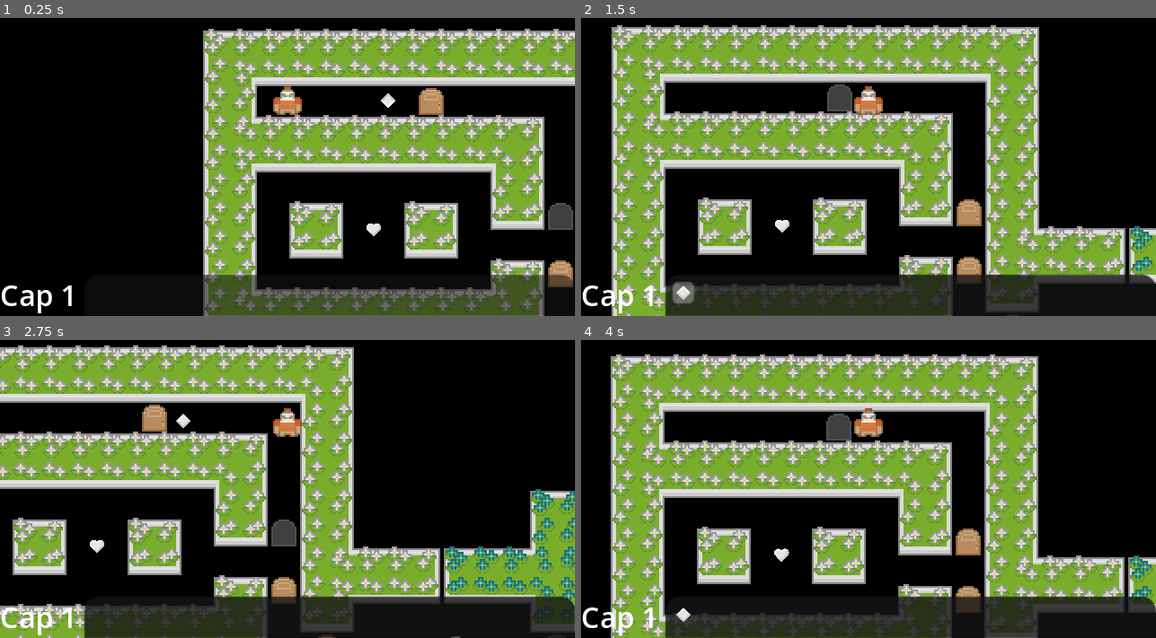
Above: before the commit, frames 1-4 (two rows, left to right).
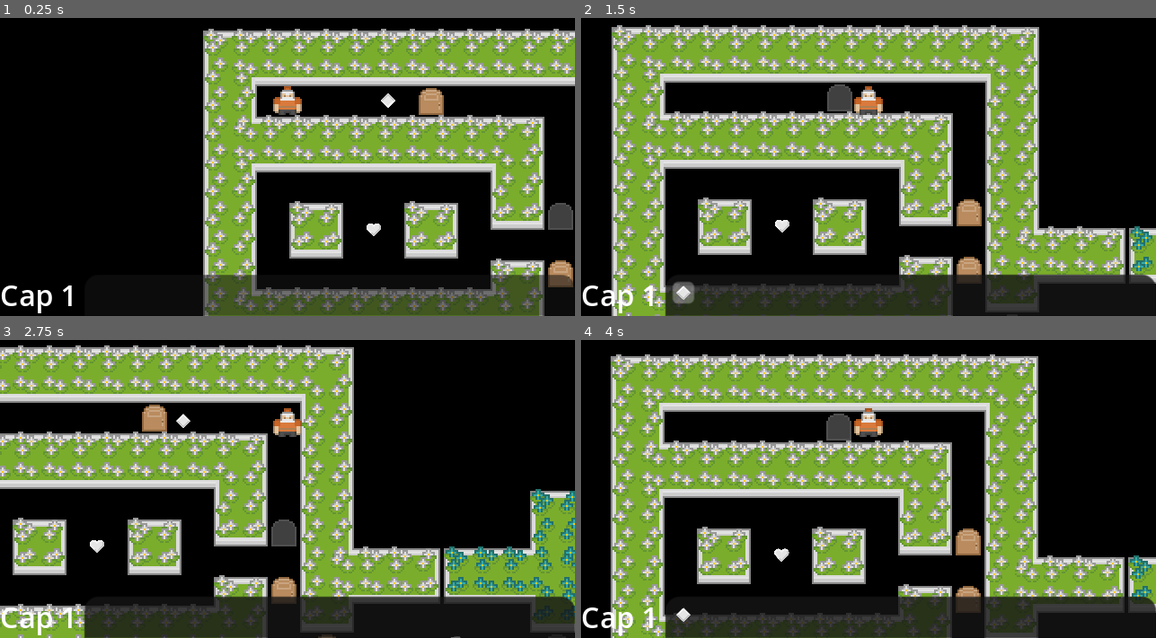
Above: after the commit, the same moments.

Repository: programaths/kenneyjam2023
Game: Godot game, scene res://level.tscn
The game is run twice, just before and just after one commit, with the same random seed, the same clock (stepped at 60 frames per second) and the same inputs. Before the commit the project has no main scene; this scene is started directly in both runs.
Inputs:
- Up to frame 1 (0.25 s): no input
- Up to frame 2 (1.5 s): tap Enter at 0.5 s; hold D (right) 0.53-1.28 s; tap F (drop) at 0.6 s; hold S (down) from 1.28 s (still down); tap E (next_item) at 1.35 s
- Up to frame 3 (2.75 s): tap Space at 2 s; release S (down) at 2.03 s; hold D (right) from 2.03 s (still down); tap Q (previous_item) at 2.1 s
- Up to frame 4 (4 s): release D (right) at 2.78 s; hold W (up) 2.78-3.53 s; tap F (drop) at 2.85 s; tap Enter at 3.5 s; hold A (left) from 3.53 s (still down); tap E (next_item) at 3.6 s

The runs differ from the first frame. In frame 1, 0.1% of the frame differs, in the area x 47-53%, y 25-33%; in frame 2, 0.1%; in frame 3, 0.1%; in frame 4, 0.1%.

Commit message:
Jam Entry complete

Diff:
--- a/Player.gd
+++ b/Player.gd
@@ -1,4 +1,6 @@
 extends CharacterBody2D
+
+@onready var player_sprite = $PlayerSprite
 
 var inventory={}
 
@@ -12,6 +14,21 @@
 var carry_count=0
 
 signal cap_changed(new_cap)
+
+func _ready():
+	player_sprite.hair_color=Globals.hair_color
+
+	player_sprite.hair_style=Globals.hair_style
+
+	player_sprite.top_style=Globals.top_style
+
+	player_sprite.pant_style=Globals.pant_style
+
+	player_sprite.helmet_style=Globals.helmet_style
+
+	player_sprite.skin_color=Globals.skin_color
+
+	player_sprite.has_mouth=Globals.has_mouth
 
 func _physics_process(_delta):
 	velocity=Input.get_vector("left","right","up","down")*128
--- /dev/null
+++ b/congratulations.tscn
@@ -0,0 +1,23 @@
+[gd_scene format=3 uid="uid://bk1vmu1to3ecu"]
+
+[node name="Control" type="Control"]
+layout_mode = 3
+anchors_preset = 15
+anchor_right = 1.0
+anchor_bottom = 1.0
+grow_horizontal = 2
+grow_vertical = 2
+
+[node name="CenterContainer" type="CenterContainer" parent="."]
+layout_mode = 1
+anchors_preset = 15
+anchor_right = 1.0
+anchor_bottom = 1.0
+grow_horizontal = 2
+grow_vertical = 2
+
+[node name="RichTextLabel" type="RichTextLabel" parent="CenterContainer"]
+custom_minimum_size = Vector2(300, 25)
+layout_mode = 2
+bbcode_enabled = true
+text = "[center][rainbow]CONGRATULATIONS[/rainbow][/center]"
--- /dev/null
+++ b/globals.gd
@@ -0,0 +1,15 @@
+extends Node
+
+var skin_color:int
+
+var has_mouth:bool
+
+var pant_style:int
+
+var top_style:int
+
+var hair_color:int
+
+var hair_style:int
+
+var helmet_style:int
--- a/level.gd
+++ b/level.gd
@@ -4,7 +4,7 @@
 @onready var tile_map = $TileMap
 @onready var label = $CanvasLayer/HBoxContainer/Label
 
-
+const congrat=preload("res://congratulations.tscn")
 
 const sprites=[preload("res://diamonds/tileGrey_04.png"), preload("res://diamonds/tileGrey_05.png"), preload("res://dia …(282 unchanged characters)…
 const diamonds=[
@@ -73,3 +73,8 @@
 
 func show_door_requirements():
 	pass
+
+
+func _on_area_2d_2_body_entered(body):
+	if body.has_method("reward"):
+		get_tree().change_scene_to_packed(congrat)
--- a/level.tscn
+++ b/level.tscn
@@ -5568,6 +5568,9 @@
 corner_radius_top_left = 8
 corner_radius_top_right = 8
 
+[sub_resource type="RectangleShape2D" id="RectangleShape2D_ia1y2"]
+size = Vector2(288, 112)
+
 [node name="Node" type="Node"]
 script = ExtResource("2_tdacn")
 
@@ -6058,3 +6061,12 @@
 
 [node name="diamond5" parent="." instance=ExtResource("4_jqig4")]
 position = Vector2(632, 680)
+
+[node name="Area2D2" type="Area2D" parent="."]
+position = Vector2(544, 864)
+
+[node name="CollisionShape2D" type="CollisionShape2D" parent="Area2D2"]
+position = Vector2(-8, 24)
+shape = SubResource("RectangleShape2D_ia1y2")
+
+[connection signal="body_entered" from="Area2D2" to="." method="_on_area_2d_2_body_entered"]
--- /dev/null
+++ b/main.tscn
@@ -0,0 +1,31 @@
+[gd_scene load_steps=2 format=3 uid="uid://dl2m6udqn0sdg"]
+
+[sub_resource type="GDScript" id="GDScript_wb6nk"]
+script/source = "extends Button
+
+const editor=preload(\"res://player_editor.tscn\")
+
+func _on_pressed():
+	get_tree().change_scene_to_packed(editor)
+"
+
+[node name="Main" type="CenterContainer"]
+anchors_preset = 15
+anchor_right = 1.0
+anchor_bottom = 1.0
+grow_horizontal = 2
+grow_vertical = 2
+
+[node name="VBoxContainer" type="VBoxContainer" parent="."]
+layout_mode = 2
+
+[node name="Label" type="Label" parent="VBoxContainer"]
+layout_mode = 2
+text = "Gewel amazing maze"
+
+[node name="Button" type="Button" parent="VBoxContainer"]
+layout_mode = 2
+text = "START"
+script = SubResource("GDScript_wb6nk")
+
+[connection signal="pressed" from="VBoxContainer/Button" to="VBoxContainer/Button" method="_on_pressed"]
--- /dev/null
+++ b/player_editor.gd
@@ -0,0 +1,59 @@
+extends Node
+
+@onready var player_sprite = $PlayerSprite
+const level=preload("res://level.tscn")
+
+# Called when the node enters the scene tree for the first time.
+func _ready():
+	pass # Replace with function body.
+
+
+# Called every frame. 'delta' is the elapsed time since the previous frame.
+func _process(delta):
+	pass
+
+
+func _on_spin_hair_color_value_changed(value):
+	Globals.hair_color=value
+	player_sprite.hair_color=value
+	pass # Replace with function body.
+
+
+func _on_spin_hair_style_value_changed(value):
+	Globals.hair_style=value
+	player_sprite.hair_style=value
+	pass # Replace with function body.
+
+
+func _on_spin_box_top_value_changed(value):
+	Globals.top_style=value
+	player_sprite.top_style=value
+	pass # Replace with function body.
+
+
+func _on_spin_pant_value_changed(value):
+	Globals.pant_style=value
+	player_sprite.pant_style=value
+	pass # Replace with function body.
+
+
+func _on_spin_helmet_value_changed(value):
+	Globals.helmet_style=value
+	player_sprite.helmet_style=value
+	pass # Replace with function body.
+
+
+func _on_option_skin_item_selected(index):
+	Globals.skin_color=index
+	player_sprite.skin_color=index
+	pass # Replace with function body.
+
+
+func _on_check_box_mouth_toggled(button_pressed):
+	Globals.has_mouth=button_pressed
+	player_sprite.has_mouth=button_pressed
+	pass # Replace with function body.
+
+
+func _on_button_start_pressed():
+	get_tree().change_scene_to_packed(level)
--- /dev/null
+++ b/player_editor.tscn
@@ -0,0 +1,109 @@
+[gd_scene load_steps=3 format=3 uid="uid://utf4acroyvgw"]
+
+[ext_resource type="Script" path="res://player_editor.gd" id="1_jorjg"]
+[ext_resource type="PackedScene" uid="uid://cslihxdq43tv" path="res://player_sprite.tscn" id="1_mqtjl"]
+
+[node name="PlayerEditor" type="Node"]
+script = ExtResource("1_jorjg")
+
+[node name="Control" type="Control" parent="."]
+layout_mode = 3
+anchors_preset = 15
+anchor_right = 1.0
+anchor_bottom = 1.0
+grow_horizontal = 2
+grow_vertical = 2
+
+[node name="GridContainer" type="GridContainer" parent="Control"]
+layout_mode = 1
+anchors_preset = 11
+anchor_left = 1.0
+anchor_right = 1.0
+anchor_bottom = 1.0
+grow_horizontal = 0
+grow_vertical = 2
+theme_override_constants/v_separation = 0
+columns = 2
+
+[node name="Label" type="Label" parent="Control/GridContainer"]
+layout_mode = 2
+text = "Hair color:"
+
+[node name="SpinHairColor" type="SpinBox" parent="Control/GridContainer"]
+layout_mode = 2
+max_value = 4.0
+
+[node name="Label2" type="Label" parent="Control/GridContainer"]
+layout_mode = 2
+text = "Hair style:"
+
+[node name="SpinHairStyle" type="SpinBox" parent="Control/GridContainer"]
+layout_mode = 2
+max_value = 15.0
+
+[node name="Label3" type="Label" parent="Control/GridContainer"]
+layout_mode = 2
+text = "Skin:"
+
+[node name="OptionSkin" type="OptionButton" parent="Control/GridContainer"]
+layout_mode = 2
+item_count = 4
+popup/item_0/text = "ligh"
+popup/item_0/id = 0
+popup/item_1/text = "middle"
+popup/item_1/id = 1
+popup/item_2/text = "dark"
+popup/item_2/id = 2
+popup/item_3/text = "green"
+popup/item_3/id = 3
+
+[node name="Label4" type="Label" parent="Control/GridContainer"]
+layout_mode = 2
+text = "Mouth:"
+
+[node name="CheckBoxMouth" type="CheckBox" parent="Control/GridContainer"]
+layout_mode = 2
+
+[node name="Label5" type="Label" parent="Control/GridContainer"]
+layout_mode = 2
+text = "Top:"
+
+[node name="SpinBoxTop" type="SpinBox" parent="Control/GridContainer"]
+layout_mode = 2
+max_value = 120.0
+
+[node name="Label6" type="Label" parent="Control/GridContainer"]
+layout_mode = 2
+text = "Pant:"
+
+[node name="SpinPant" type="SpinBox" parent="Control/GridContainer"]
+layout_mode = 2
+max_value = 20.0
+
+[node name="Label7" type="Label" parent="Control/GridContainer"]
+layout_mode = 2
+text = "Helmet:"
+
+[node name="SpinHelmet" type="SpinBox" parent="Control/GridContainer"]
+layout_mode = 2
+max_value = 35.0
+
+[node name="Control" type="Control" parent="Control/GridContainer"]
+layout_mode = 2
+
+[node name="ButtonStart" type="Button" parent="Control/GridContainer"]
+layout_mode = 2
+text = "Start game"
+
+[node name="PlayerSprite" parent="." instance=ExtResource("1_mqtjl")]
+position = Vector2(32, 72)
+scale = Vector2(5, 5)
+
+[connection signal="value_changed" from="Control/GridContainer/SpinHairColor" to="." method="_on_spin_hair_color_value_changed"]
+[connection signal="value_changed" from="Control/GridContainer/SpinHairStyle" to="." method="_on_spin_hair_style_value_changed"]
+[connection signal="item_selected" from="Control/GridContainer/OptionSkin" to="." method="_on_option_skin_item_selected"]
+[connection signal="toggled" from="Control/GridContainer/CheckBoxMouth" to="." method="_on_check_box_mouth_toggled"]
+[connection signal="value_changed" from="Control/GridContainer/SpinBoxTop" to="." method="_on_spin_box_top_value_changed"]
+[connection signal="value_changed" from="Control/GridContainer/SpinPant" to="." method="_on_spin_pant_value_changed"]
+[connection signal="value_changed" from="Control/GridContainer/SpinHelmet" to="." method="_on_spin_helmet_value_changed"]
+[connection signal="pressed" from="Control/GridContainer/ButtonStart" to="." method="_on_button_start_pressed"]
--- a/project.godot
+++ b/project.godot
@@ -11,8 +11,13 @@
 [application]
 
 config/name="KenneyJam2023"
+run/main_scene="res://main.tscn"
 config/features=PackedStringArray("4.1", "GL Compatibility")
 config/icon="res://icon.svg"
+
+[autoload]
+
+Globals="*res://globals.gd"
 
 [display]
 
Not shown, added: export_presets.cfg
Not shown: 1 places in level.tscn that only renumber resources
